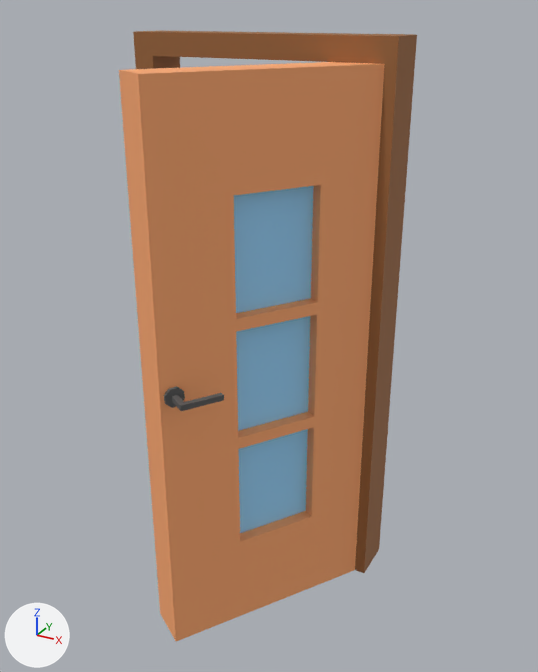
A saved change to the FBX model Assets/Resources/FBX/Porte_Fenetre/porte2.fbx.
Camera for both pictures: a 50 mm lens placed at (3.21, -8.51, 7.55), pointed at (-1.06, -0.75, 3.67). Arrows for +X, +Y and +Z are at lower left; the lights stay in place. Where no turn or scale is listed for an object, it has been applied to the vertices.
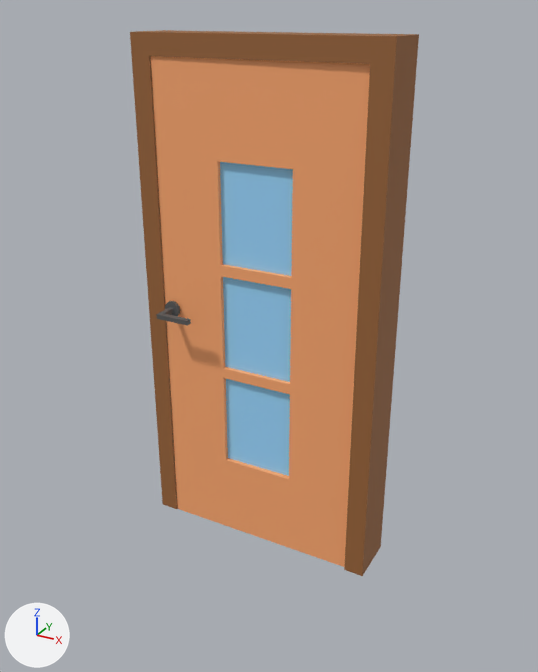
Where the change shows, as pixel boxes (x1, y1, x2, y2) in the pictures (538 x 672 px; the box of a moved part takes in the faces that stretch with it):
'Cube.004', reshaped (11% shorter)
    before: (119, 30, 417, 641)
    after: (130, 30, 419, 576)
part 1 of me_cube_014, moved or reshaped
    before: (151, 31, 417, 573)
    after: (148, 31, 419, 576)
part 2 of me_cube_014, moved or reshaped
    before: (133, 30, 180, 69)
    after: (130, 30, 178, 509)
part 3 of me_cube_014, moved or reshaped
    before: (164, 386, 185, 408)
    after: (165, 301, 180, 316)
part 4 of me_cube_014, moved or reshaped
    before: (119, 62, 385, 641)
    after: (151, 56, 370, 567)

What the commit changed:
me_cube_014 is used by ob_cube_004; location (0.0, 0.0, 0.0).
me_cube_014 had 186 vertices, 137 faces and spanned x -3.28..0.28, y -2.75..0.3, z 0.0..7.28.
me_cube_014 now has 186 vertices, 137 faces and spans x -3.28..0.28, y -0.73..0.73, z 0.0..7.28.
me_cube_014 part 1: the loose piece of 14 vertices spanning x -3.0..0.28, y -0.3..0.3, z 0.0..7.28 is scaled about its middle by (1, 1.23, 1).
me_cube_014 part 2: the loose piece of 8 vertices spanning x -3.28..-3.0, y -0.3..0.3, z 0.0..7.28 is scaled about its middle by (1, 1.23, 1).
me_cube_014 part 3: the loose piece of 16 vertices spanning x -1.34..-1.18, y -2.67..-2.46, z 3.47..3.7 is turned -56.9 degrees about the z axis through its middle and scaled by 1.01, then moved by (-1.58, 2.17, 0.0).
me_cube_014 part 4: 132 of 186 vertices moved; they spanned x -2.05..0.23, y -2.75..0.15, z 0.0..7.0 and now span x -3.0..0.0, y -0.73..0.73, z 0.0..7.0; mean shift (-0.77, 1.41, 0.0); largest move (-2.05, -2.11, 3.62) -> (-2.88, 0.73, 3.62).
